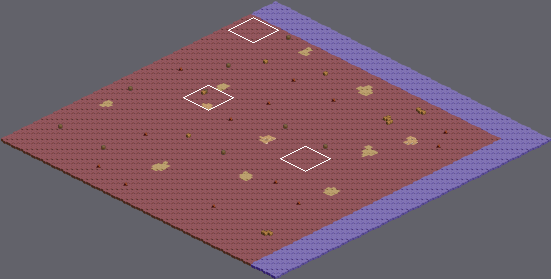
Two states of a Tiled map, assets/client/maps/1/tilemap/tilemap.tmx. The picture above shows the old version from afar; the outline marks the close-up.
Close-up. First the earlier version:
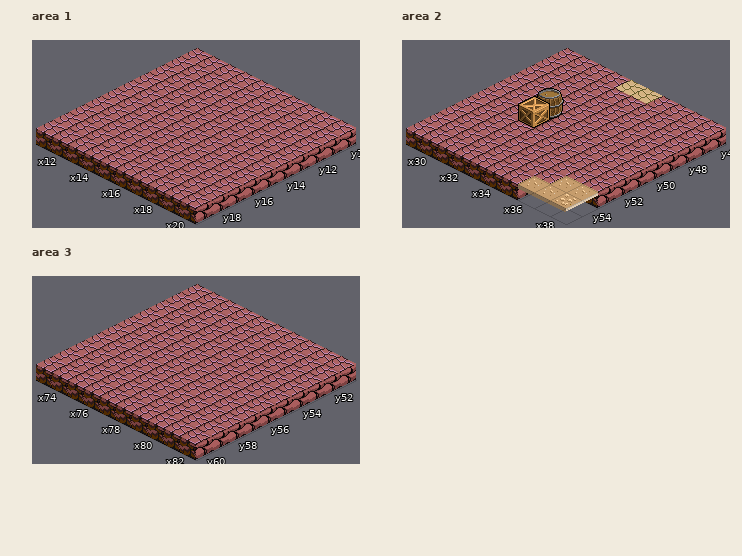
Cells are 64x32 px. Isometric: x runs down to the right, y down to the left. Shown: area 1 x 11..20, y 10..19; area 2 x 29..38, y 46..55; area 3 x 73..82, y 51..60. The commit also changed other parts of the map, which this record leaves out.
The result:
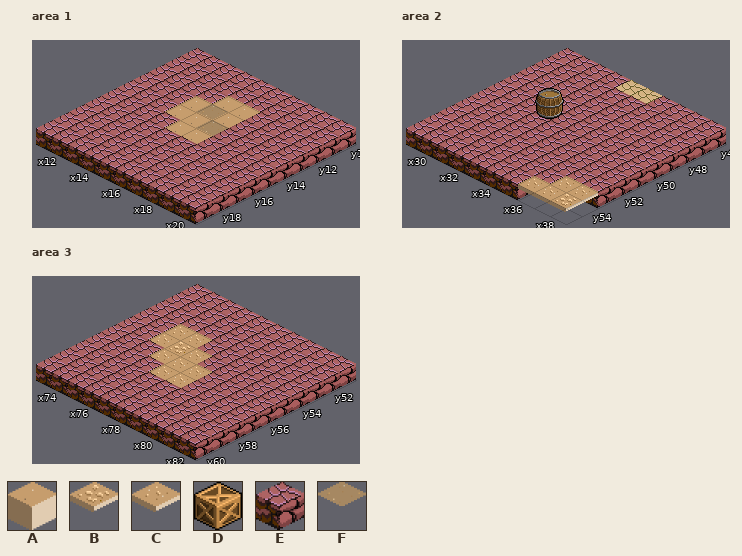
Key: from "tileset": A 84, B 140, C 141, D 222, E 294, F 318.
_ is an empty cell.
Diff:
Layer "third", area 1:
Tile A replaces tile E in row 12 at x 15 to 16; in row 13 at x 14 and 16; in row 14 at x 14 to 15; in row 15 at x 15 to 16.
Tile F replaces tile E in row 13 at x 15; in row 14 at x 16.
Layer "second", area 2:
The edit erases tile D in row 50 at x 31.
Layer "third", area 3:
Tile B replaces tile E in row 55 at x 76.
Tile C replaces tile E in row 54 at x 75 to 76; in row 55 at x 75 and 77; in row 56 at x 76 to 78; in row 57 at x 77 to 78.
Changed places in both close-ups, as pixel boxes (x1, y1, x2, y2):
changed: (165, 96, 260, 144)
removed: (518, 96, 550, 128)
changed: (149, 324, 212, 388)
